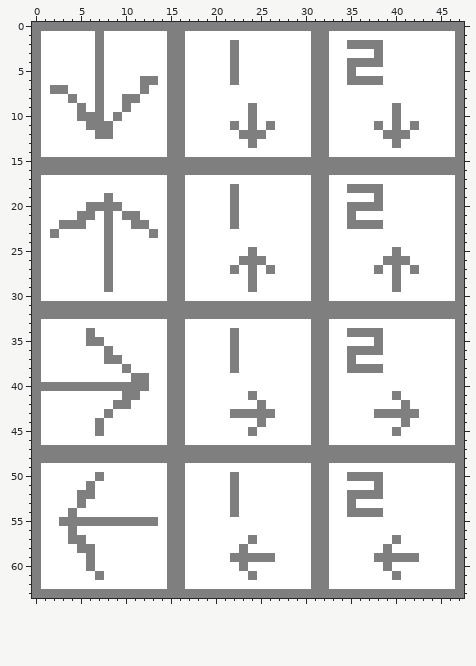
Two versions of one pixel-art sprite, assets/player.png. Above: the version before the commit.
The file is 48x64 pixels.
The result:
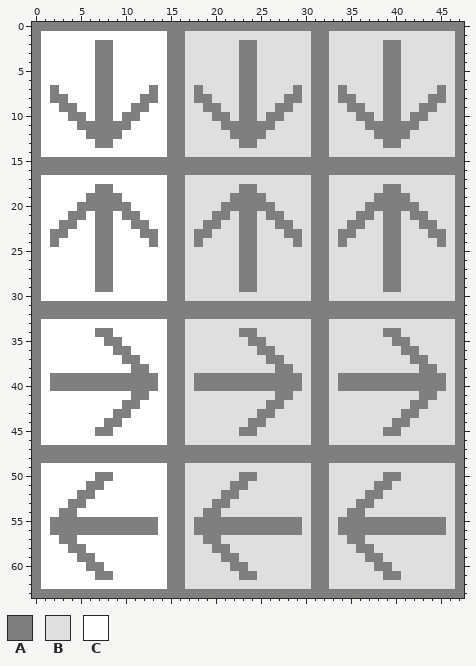
Palette (. is transparent): A #7f7f7f  B #dfdfdf  C #ffffff
Diff:
Changed rows in their new state; - is an unchanged pixel.
first column x 1:
 1 ------C---------BBBBBBBBBBBBBB--BBBBBBBBBBBBBB
 2 -------A--------BBBBBBAABBBBBB--BBBBBBAABBBBBB
 3 -------A--------BBBBBBAABBBBBB--BBBBBBAABBBBBB
 4 -------A--------BBBBBBAABBBBBB--BBBBBBAABBBBBB
 5 -------A--------BBBBBBAABBBBBB--BBBBBBAABBBBBB
 6 -------A---CC---BBBBBBAABBBBBB--BBBBBBAABBBBBB
 7 --C----A---CA---BABBBBAABBBBAB--BABBBBAABBBBAB
 8 -AAC---A-CCAA---BAABBBAABBBAAB--BAABBBAABBBAAB
 9 --AAC--A-CAA----BBAABBA-BBAABB--BBAABBA-BBAABB
10 ---A-C-ACAA-----BBBAABA-BAABBB--BBBAABA-BAABBB
11 ----A---AA------BBBBA-A-A-BBBB--BBBBA-A-A-BBBB
12 -----A--A-------BBBBBA---BBBBB--BBBBBA---BBBBB
13 ------AA--------BBBBBBA-BBBBBB--BBBBBBA-BBBBBB
14 ----------------BBBBBBBBBBBBBB--BBBBBBBBBBBBBB
17 ----------------BBBBBBBBBBBBBB--BBBBBBBBBBBBBB
18 ------AA--------BBBBBBAABBBBBB--BBBBBBAABBBBBB
19 -----AA-A-------BBBBB-AAABBBBB--BBBBB-AAABBBBB
20 ----A----A------BBBBA-AAAABBBB--BBBB--AAAABBBB
21 ---A-CA---------BBBAABAABAABBB--BBBAABAABAABBB
22 ----C-A---------BBAABBAABBAABB--BB--BBAABBAABB
23 --A---A----A----BAABBBAABBBAAB--BAABBBAABBBAAB
24 -A----A-----A---BABBBBAABBBBAB--BABBBBAABBBBAB
25 ------A---------BBBBBBA-BBBBBB--BBBBBBA-BBBBBB
26 ------A---------BBBBBB--BBBBBB--BBBBBB--BBBBBB
27 ------A---------BBBBBBA-BBBBBB--BBBBBBA-BBBBBB
28 ------A---------BBBBBBA-BBBBBB--BBBBBBA-BBBBBB
29 ------A---------BBBBBBA-BBBBBB--BBBBBBA-BBBBBB
30 ----------------BBBBBBBBBBBBBB--BBBBBBBBBBBBBB
33 ----------------BBBBBBBBBBBBBB--BBBBBBBBBBBBBB
34 -----CAA--------BBBBBBAABBBBBB--BBBBBBAABBBBBB
35 -----CCAA-------BBBBBBBAABBBBB--BBBBBBBAABBBBB
36 -------CAA------BBBBBBBBAABBBB--BBBBBBBBAABBBB
37 -------CCAA-----BBBBBBBBBAABBB--BBBBBBBBBAABBB
38 ---------CAA----BBBBBBBBBBAABB--BBBBBBBBBBAABB
39 -AAAAAAAAA--A---BAAAAAAAAAAAAB--BAAAAAAAAAAAAB
40 C-----------A---BAAAAAAAAAAAAB--BAAAAAAAAAAAAB
41 ---------C-A----BBBBBBBBBBAABB--BBBBBBBBBBAABB
42 --------C-A-----BBBBBBBBBAABBB--BBBBBBBBBAABBB
43 -------CAA------BBBBBBBB--BBBB--BBBBBBBB--BBBB
44 ------CAA-------BBBBBBBA-BBBBB--BBBBBBBA-BBBBB
45 -------A--------BBBBBBA-BBBBBB--BBBBBBA-BBBBBB
46 ----------------BBBBBBBBBBBBBB--BBBBBBBBBBBBBB
49 ----------------BBBBBBBBBBBBBB--BBBBBBBBBBBBBB
50 -------A--------BBBBBBAABBBBBB--BBBBBBAABBBBBB
51 ------A---------BBBBB-ABBBBBBB--BBBBB-ABBBBBBB
52 ----------------BBBBA-BBBBBBBB--BBBB--BBBBBBBB
53 ---A------------BBBAABBBBBBBBB--BBBAABBBBBBBBB
54 --A-------------BBAABBBBBBBBBB--BB--BBBBBBBBBB
55 -A--------------BAAAAAAAAAAAAB--BAAAAAAAAAAAAB
56 -AA-AAAAAAAAA---BAAAAAAAAAAAAB--BAAAAAAAAAAAAB
57 --A-C-----------BBAABBBBBBBBBB--BBAABBBBBBBBBB
58 ---A-C----------BBBAABBBBBBBBB--BBBAABBBBBBBBB
59 ----A-----------BBBBA-BBBBBBBB--BBBBA-BBBBBBBB
60 ------A---------BBBBBA-BBBBBBB--BBBBBA-BBBBBBB
61 -------A--------BBBBBBA-BBBBBB--BBBBBBA-BBBBBB
62 ----------------BBBBBBBBBBBBBB--BBBBBBBBBBBBBB
Where, in picture pixels (left, top, right, bottom), the same in both pictures:
changed: (41, 31, 455, 589)
